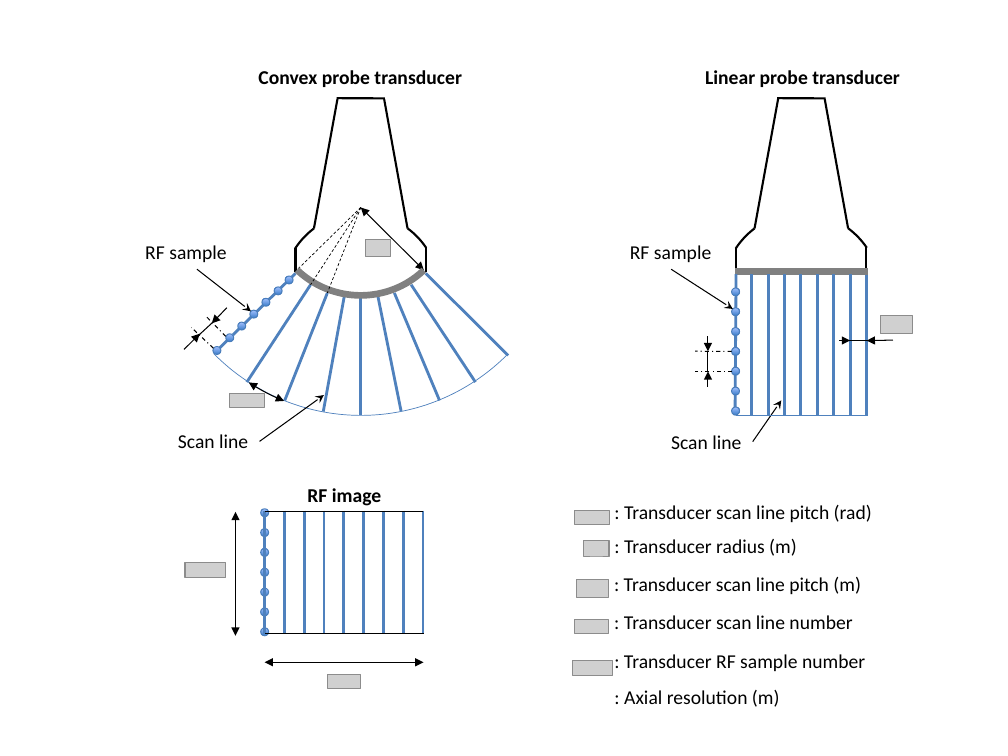
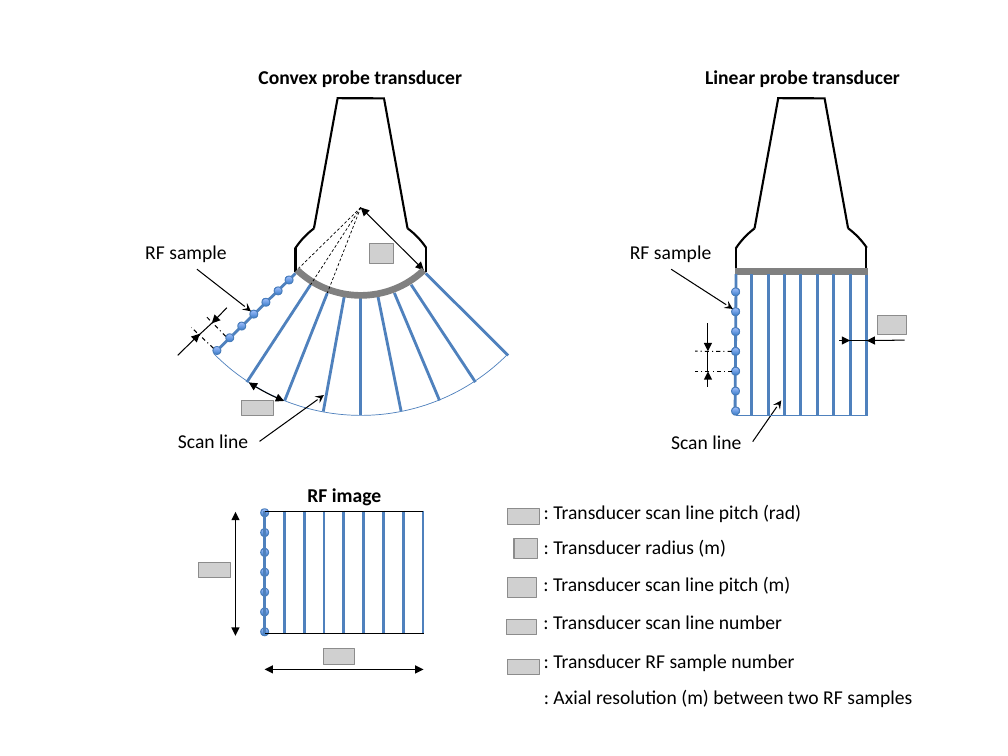
Before and after one commit to lagadic/ustk, a slide deck: slide 2 of doc/image/img-usProbeSettings.pptx. Drawn at 1008x756 pixels with LibreOffice and Linux fonts; fonts in the diff are those of the drawing; grey boxes stand for pictures; background and template pictures are left out. Boxes give left, top, right and bottom in pixels: in the first picture for what was removed or moved away, otherwise in the second. Text is boxed around its words. In the diff, an @@ line names an element or a change of style, - is before the commit and + after.

```diff
--- a/doc/image/img-usProbeSettings.pptx
+++ b/doc/image/img-usProbeSettings.pptx
@@ picture removed at [365, 240, 390, 257] @@
@@ picture added at [370, 244, 394, 263] @@
@@ arrow moved from (708, 351) - (708, 336) to (708, 351) - (708, 324) @@
@@ picture: place and size @@
-picture at [880, 316, 912, 334]
+picture at [877, 316, 906, 335]
@@ arrow moved from (200, 334) - (184, 350) to (200, 334) - (177, 356) @@
@@ arrow moved from (867, 341) - (893, 340) to (867, 341) - (904, 340) @@
@@ picture removed at [230, 393, 265, 407] @@
@@ picture added at [241, 400, 273, 415] @@
@@ 5 texts: place and size @@
-5 texts at [624, 505, 872, 671]
+5 texts at [553, 505, 801, 671]
@@ picture: place and size @@
-picture at [185, 562, 226, 578]
+picture at [199, 562, 231, 578]
@@ picture added at [324, 649, 355, 664] @@
@@ group added at [506, 509, 539, 674]: 5 pictures @@
@@ double arrow moved from (265, 662) - (423, 662) to (265, 669) - (423, 669) @@
@@ picture removed at [327, 674, 360, 688] @@
@@ group removed at [572, 511, 612, 675]: 5 pictures @@
@@ text at [553, 690, 912, 707]: text changed @@
-: Axial resolution (m)
+: Axial resolution (m) between two RF samples
```
Also in this commit, not shown: 5 other slides changed, 3 slides added, 1 slide removed, 27 other files.
